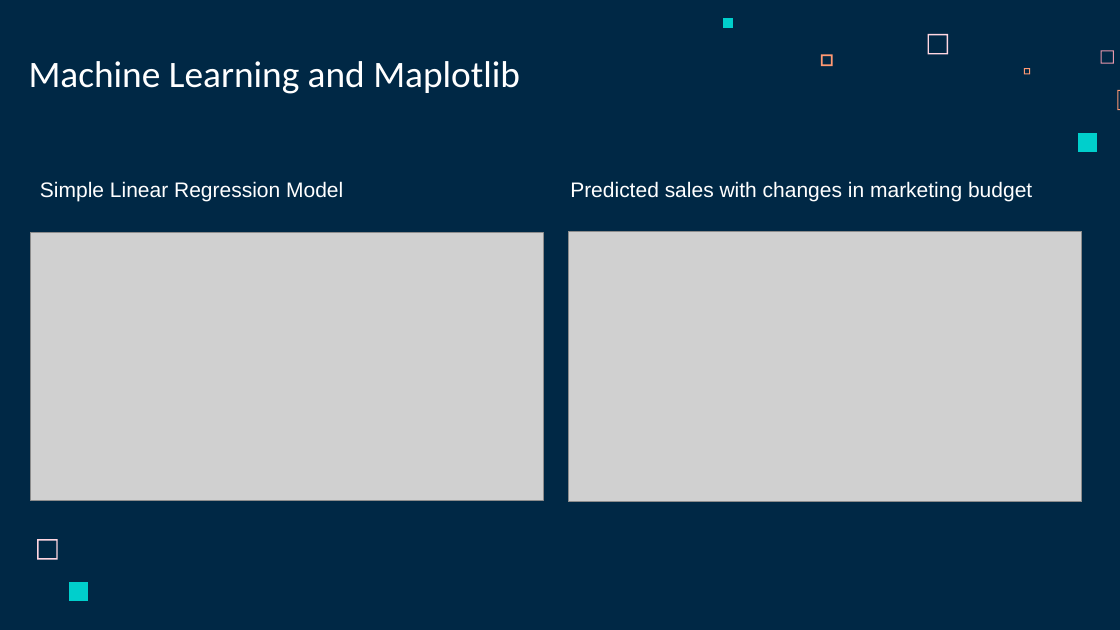
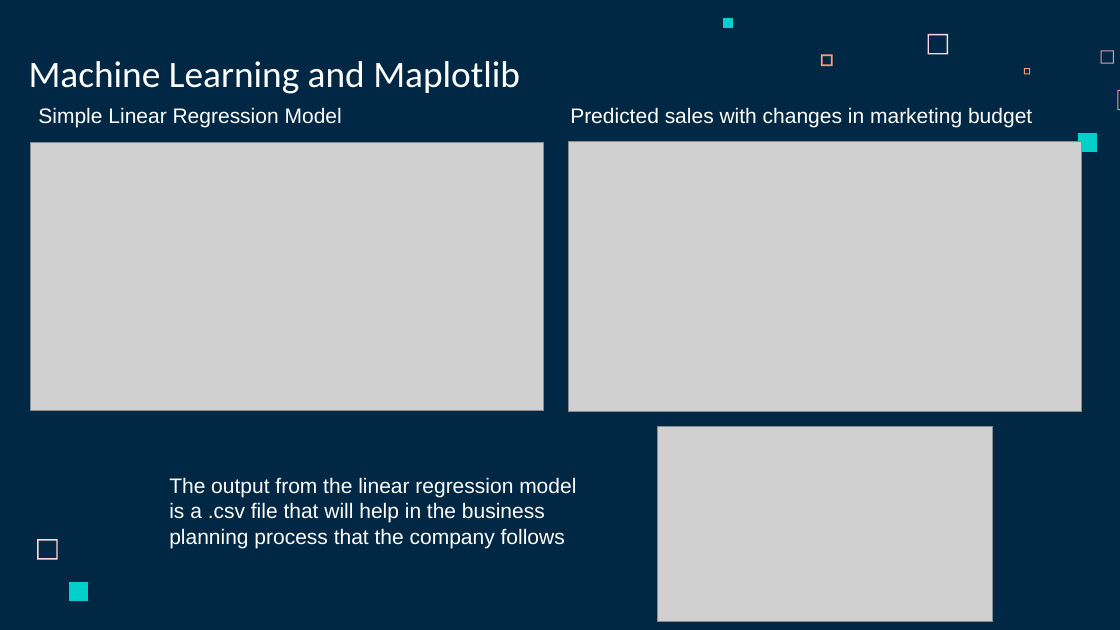
Before and after one commit to RodrigoCR25/EVENFLO-project, a slide deck: slide 11 of Final presentation/DATA CONSULTING.pptx. Drawn at 1120x630 pixels with LibreOffice and Linux fonts; fonts in the diff are those of the drawing; grey boxes stand for pictures. Boxes give left, top, right and bottom in pixels: in the first picture for what was removed or moved away, otherwise in the second. Text is boxed around its words. In the diff, an @@ line names an element or a change of style, - is before the commit and + after.

Commit message:
SQL

```diff
--- a/Final presentation/DATA CONSULTING.pptx
+++ b/Final presentation/DATA CONSULTING.pptx
@@ text "Simple Linear Regression Model": place and size @@
-text "Simple Linear Regression Model" at (40,181,343,201)
+text "Simple Linear Regression Model" at (38,107,342,127)
@@ text "Predicted sales with changes in ...": place and size @@
-text "Predicted sales with changes in ..." at (570,181,1032,201)
+text "Predicted sales with changes in ..." at (570,107,1032,127)
@@ picture: place and size @@
-picture at (30,233,544,501)
+picture at (30,143,544,411)
@@ picture: place and size @@
-picture at (569,231,1082,502)
+picture at (569,141,1082,412)
@@ picture added at (658,427,993,622) @@
@@ text added at (169,477,576,548), 18 pt, text #FFFFFF @@
+The output from the linear regression model
+is a .csv file that will help in the business
+planning process that the company follows
```
Also in this commit, not shown: 1 other slide changed.
